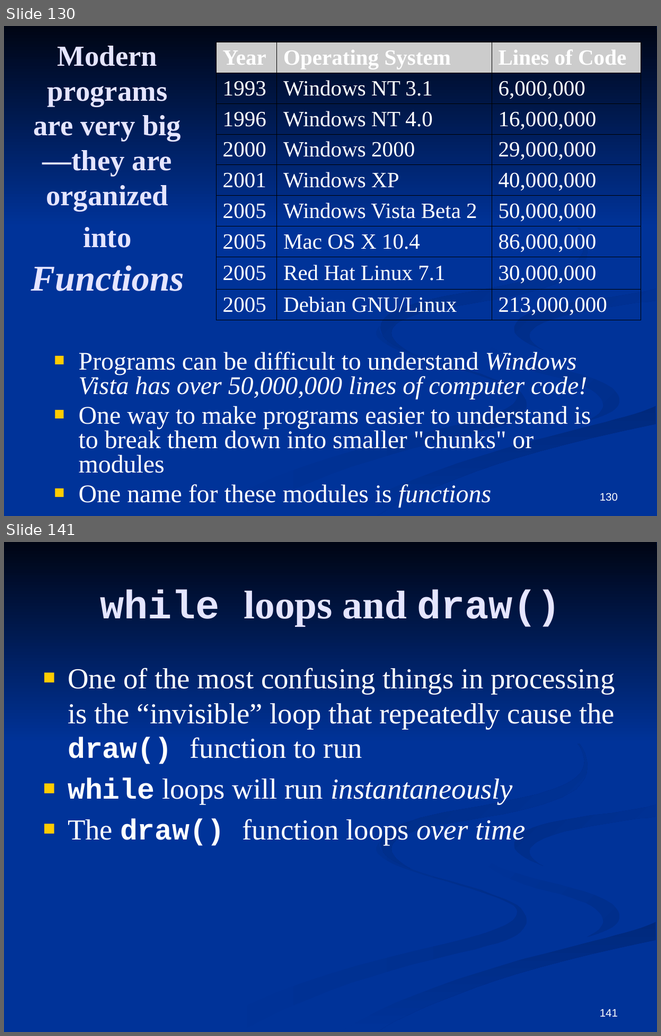
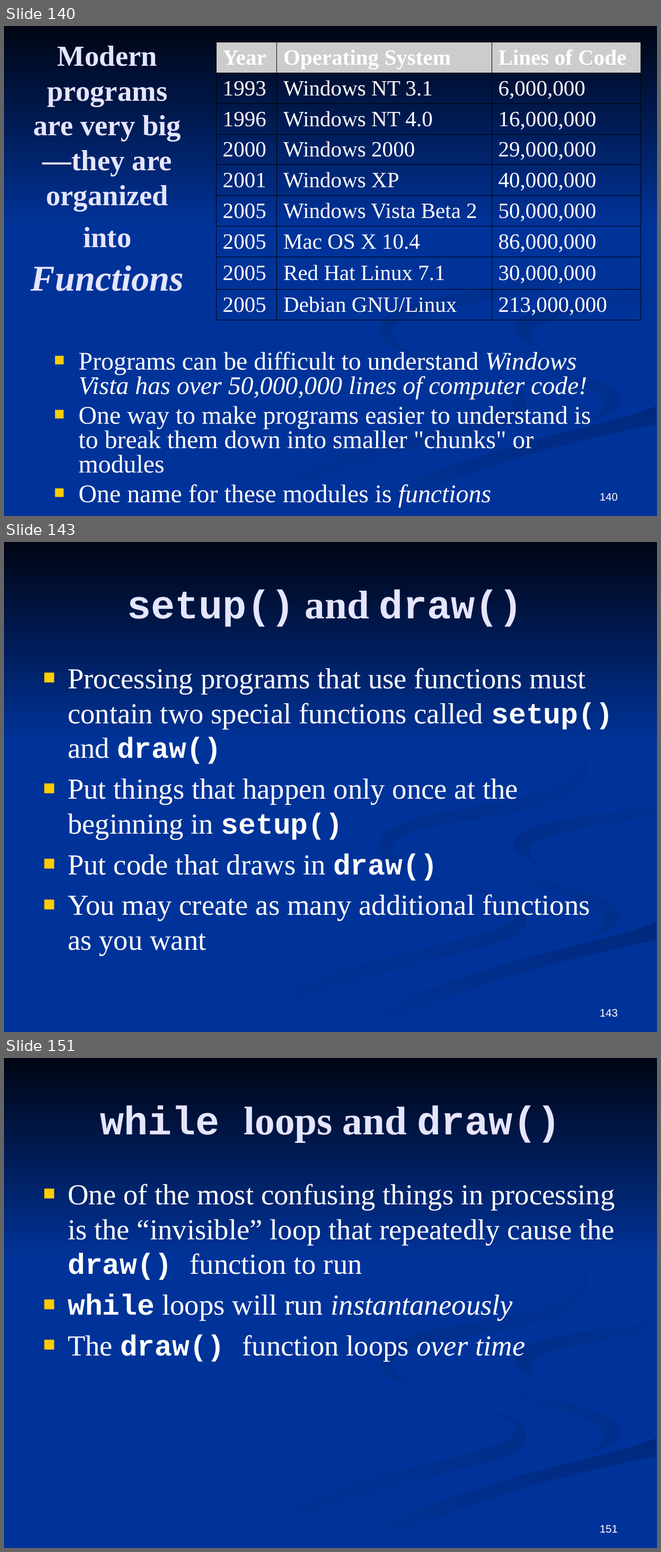
Before and after one commit to CSCamp/CSCamp.github.io, a slide deck: CSCamp.pptx. Shown one above the other, each under a label of ours: slides 130 and 141 before the commit, slides 140, 143 and 151 after it; the slides between them are not shown. The pictures are 661x1036 and 661x1552 pixels, drawn with LibreOffice and Linux fonts; fonts in the diff are those of the drawing. Boxes give left, top, right and bottom in pixels: in the first picture for what was removed or moved away, otherwise in the second. Text is boxed around its words. In the diff, an @@ line names an element or a change of style, - is before the commit and + after.

```diff
--- a/CSCamp.pptx
+++ b/CSCamp.pptx
@@ slide 143 added at [4, 542, 657, 1032], background #003399; not listed: 7 template elements that a slide beside it also shows @@
@@ title added at [127, 589, 523, 627], 44 pt, text #E5E5FF, bold @@
+setup() and draw()
@@ text added at [68, 668, 613, 955], 32 pt, text #FFFFFF @@
+■ Processing programs that use functions must contain two special functions called setup() and draw()
+■ Put things that happen only once at the beginning in setup()
+■ Put code that draws in draw()
+■ You may create as many additional functions as you want
@@ page number added at [600, 1008, 618, 1017], 12 pt, text #FFFFFF @@
+143
@@ what was slide 130 is now slide 140 @@
@@ page number at [600, 492, 618, 501]: text changed @@
-130
+140
@@ what was slide 141 is now slide 151 @@
@@ page number at [600, 1525, 618, 1533]: text changed @@
-141
+151
```
Also in this commit, not shown: 1 slide changed, 10 other slides added, 1 slide removed, 5 other files.
